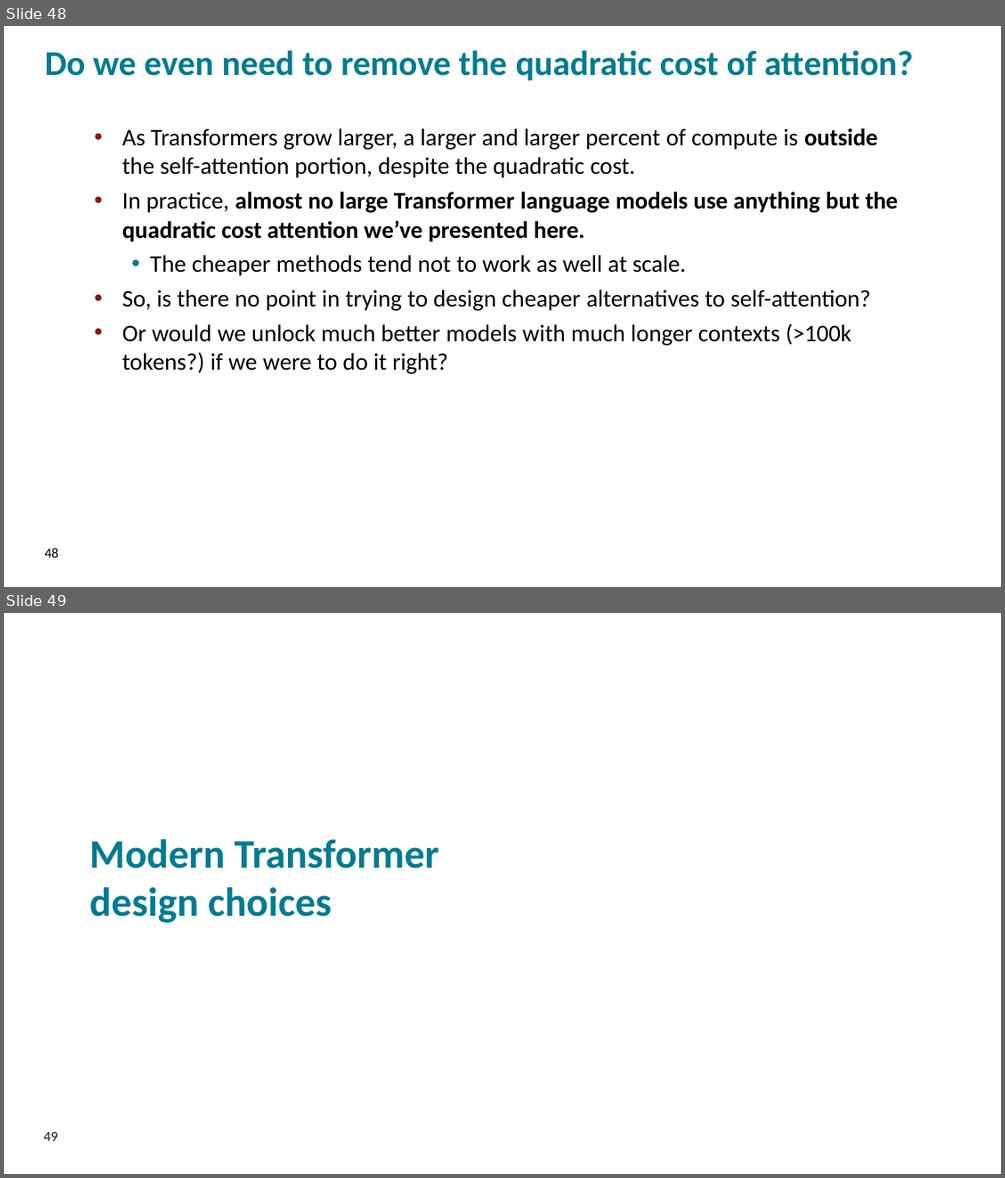
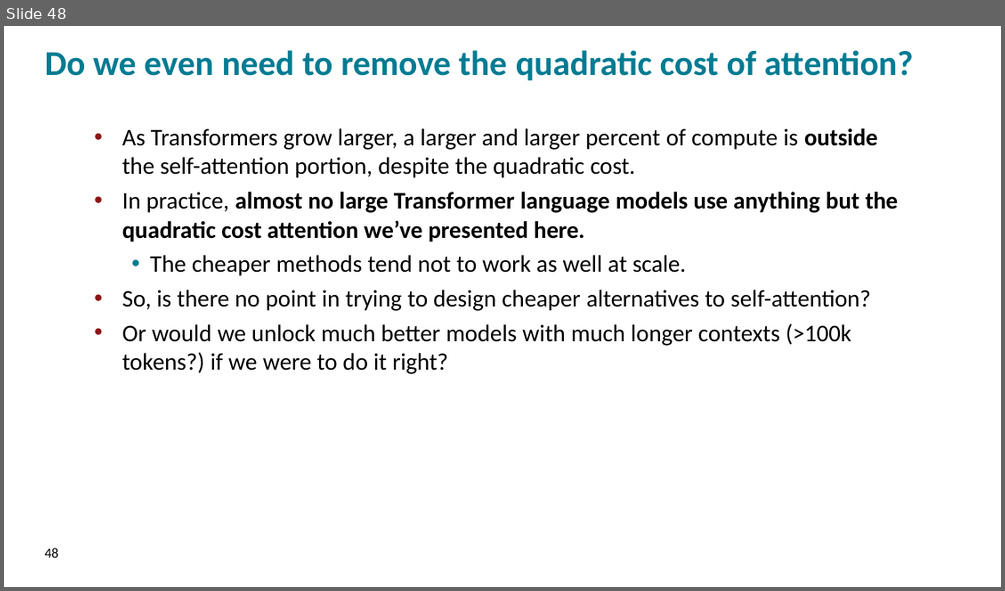
Before and after one commit to FMIPPC/lectures, a slide deck: lecture_03.pptx. Shown one above the other, each under a label of ours: slides 48 and 49 before the commit, slide 48 after it. The pictures are 1005x1178 and 1005x591 pixels, drawn with LibreOffice and Linux fonts; fonts in the diff are those of the drawing. Boxes give left, top, right and bottom in pixels: in the first picture for what was removed or moved away, otherwise in the second. Text is boxed around its words. In the diff, an @@ line names an element or a change of style, - is before the commit and + after.

```diff
--- a/lecture_03.pptx
+++ b/lecture_03.pptx
@@ slide 49 removed at [4, 613, 1001, 1174], background #FFFFFF @@
@@ text removed at [89, 839, 439, 923] @@
-Modern Transformer
-design choices
@@ text removed at [44, 1132, 58, 1141] @@
-49
```
Also in this commit, not shown: 27 other slides removed, 4 other files.
